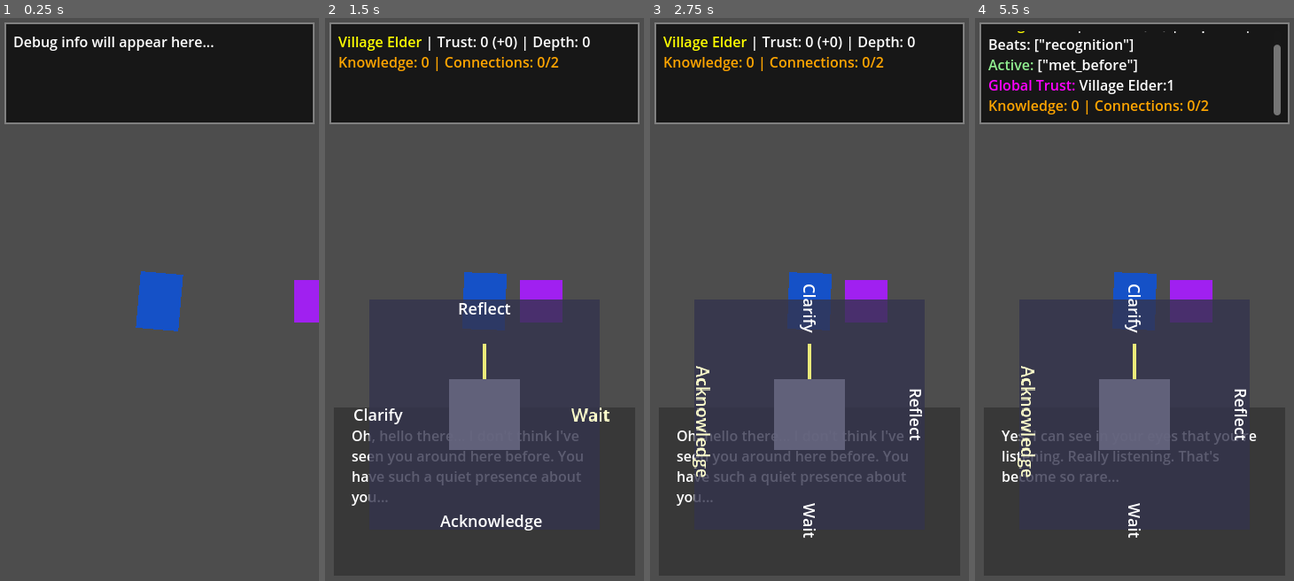
Above: before the commit, frames 1-4 (left to right).
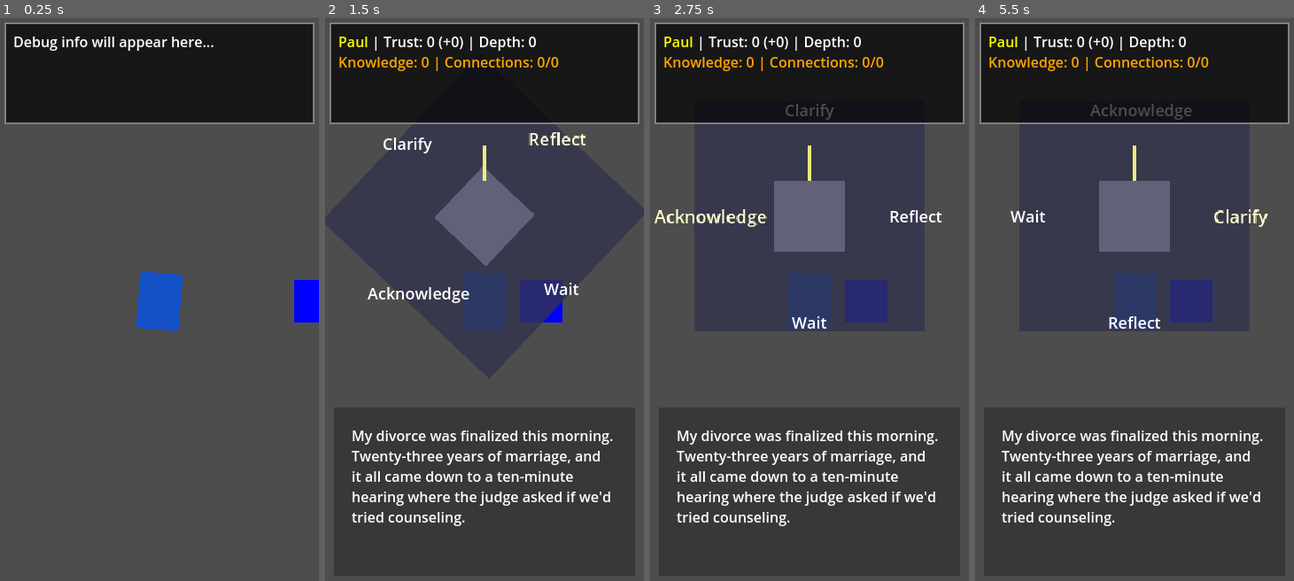
Above: after the commit, the same moments.

Repository: mgsrevolver/bedbound
Game: Godot game, scene res://scenes/Main.tscn
The game is run twice, just before and just after one commit, with the same random seed, the same clock (stepped at 60 frames per second) and the same inputs.
Inputs (mouse positions are in pixels of both pictures, inside the frame that each line leads up to):
- Up to frame 1 (0.25 s): no input
- Up to frame 2 (1.5 s): tap Enter at 0.5 s; move the mouse to (554, 271) at 0.52 s; hold D (move_right) 0.53-1.25 s; click (554, 271) at 0.67 s; drag from (420, 327) to (484, 299) at 1.27 s
- Up to frame 3 (2.75 s): move the mouse to (841, 175) at 2.02 s; hold D (move_right) from 2.03 s (still down)
- Up to frame 4 (5.5 s): release D (move_right) at 2.75 s; tap Space at 2.75 s; drag from (1118, 412) to (1038, 215) at 2.77 s; move the mouse to (1230, 383) at 3.52 s; hold A (move_left) 3.53-4.25 s; tap Enter at 4.25 s; drag from (1038, 215) to (1086, 158) at 4.27 s; move the mouse to (1150, 299) at 5.02 s; hold S (move_down) from 5.03 s (still down); click (1150, 299) at 5.17 s

The runs differ from the first frame. In frame 1, 0.6% of the frame differs, in the area x 92-100%, y 46-55%; in frame 2, 13%; in frame 3, 13%; in frame 4, 15%, in the area x 4-96%, y 2-93%.
Error after the commit: Trying to assign an array of type "Array" to a variable of type "Array[String]". (res://scripts/npcs/NPC.gd:97)

Commit message:
added first branching conversation with Paul

Diff:
--- a/scenes/overworld/Overworld.tscn
+++ b/scenes/overworld/Overworld.tscn
@@ -3,7 +3,7 @@
 [ext_resource type="Script" path="res://scripts/world/Overworld.gd" id="1_bp2h7"]
 [ext_resource type="PackedScene" uid="uid://dpx7f3y1n8y8o" path="res://scenes/player/Player.tscn" id="2_2mfj7"]
 [ext_resource type="PackedScene" uid="uid://b4d5hqpx8n7y1" path="res://scenes/npcs/NPC.tscn" id="3_npc"]
-[ext_resource type="Script" path="res://scripts/npcs/VillageElder.gd" id="4_village_elder"]
+[ext_resource type="Script" path="res://scripts/npcs/Paul.gd" id="4_paul"]
 
 [node name="Overworld" type="Node2D"]
 script = ExtResource("1_bp2h7")
@@ -16,9 +16,9 @@
 
 [node name="NPCs" type="Node2D" parent="."]
 
-[node name="TestNPC" parent="NPCs" instance=ExtResource("3_npc")]
+[node name="Paul" parent="NPCs" instance=ExtResource("3_npc")]
 position = Vector2(600, 384)
-script = ExtResource("4_village_elder")
+script = ExtResource("4_paul")
 
 [node name="Camera2D" type="Camera2D" parent="Player"]
 enabled = true
--- a/scripts/dialogue/DialogueManager.gd
+++ b/scripts/dialogue/DialogueManager.gd
@@ -4,10 +4,10 @@
 signal dialogue_ended
 
 enum DialogueOption {
-	SAY_NOTHING,
-	NOD,
-	ASK_WHY,
-	REPEAT_BACK,
+	WAIT,
+	ACKNOWLEDGE,
+	CLARIFY,
+	REFLECT,
 	PROBE
 }
 
--- a/scripts/npcs/NPC.gd
+++ b/scripts/npcs/NPC.gd
@@ -25,6 +25,12 @@
 }
 var global_state: GlobalState
 
+# 3-level conversation system
+var conversation_level: int = 1
+var level_2_choice: String = ""
+var level_3_used_options: Array[String] = []
+var level_3_available_options: Array[String] = []
+
 func setup(name: String, pos: Vector2, color: Color = Color.GREEN):
 	npc_name = name
 	position = pos
@@ -56,19 +62,96 @@
 			dialogue_manager.start_dialogue(self)
 
 func get_current_dialogue() -> String:
-	return "Hello there..."
+	# Reset conversation state when starting new dialogue
+	conversation_level = 1
+	level_2_choice = ""
+	level_3_used_options.clear()
+	level_3_available_options.clear()
+
+	return conversation_tree.get("level_1", {}).get("text", "Hello there...")
 
 func process_dialogue_option(option: DialogueManager.DialogueOption) -> Dictionary:
-	var current_branch = get_current_branch()
-	if current_branch.is_empty():
-		return get_fallback_response(option)
-
 	var option_key = get_option_key(option)
-	if not current_branch.has(option_key):
-		return get_contextual_default(option)
-
-	var response_data = current_branch[option_key]
-	return process_response(response_data, option)
+
+	match conversation_level:
+		1:
+			return handle_level_1_choice(option_key)
+		2:
+			return handle_level_2_choice(option_key)
+		3:
+			return handle_level_3_choice(option_key)
+		_:
+			return get_fallback_response(option)
+
+func handle_level_1_choice(option_key: String) -> Dictionary:
+	# This shouldn't happen - Level 1 is just initial text
+	# But if it does, treat as Level 2
+	return handle_level_2_choice(option_key)
+
+func handle_level_2_choice(option_key: String) -> Dictionary:
+	conversation_level = 3  # Move to level 3 after this choice
+	level_2_choice = option_key
+
+	# Set up Level 3 available options (all 4 options, including repeating the choice)
+	var all_options = ["reflect", "acknowledge", "clarify", "wait"]
+	level_3_available_options = all_options.duplicate()
+	level_3_used_options.clear()
+
+	# Get response from conversation tree
+	var level_2_data = conversation_tree.get("level_1", {}).get("branches", {}).get(option_key, {})
+	var response_text = level_2_data.get("text", get_contextual_default_text(option_key))
+
+	return {
+		"text": response_text,
+		"continues": true,
+		"options": level_3_available_options,
+		"trust_change": level_2_data.get("trust_change", 0)
+	}
+
+func handle_level_3_choice(option_key: String) -> Dictionary:
+	# Mark this option as used
+	if not level_3_used_options.has(option_key):
+		level_3_used_options.append(option_key)
+
+	# Remove from available options
+	level_3_available_options = level_3_available_options.filter(func(opt): return opt != option_key)
+
+	# Get response
+	var level_3_data = conversation_tree.get("level_1", {}).get("branches", {}).get(level_2_choice, {}).get("level_3", {}).get(option_key, {})
+	var response_text = level_3_data.get("text", get_contextual_default_text(option_key))
+
+	# Check if all options exhausted
+	if level_3_available_options.is_empty():
+		# Conversation complete - trigger graceful end
+		return {
+			"text": response_text,
+			"continues": false,
+			"options": [],
+			"trust_change": level_3_data.get("trust_change", 1),
+			"dead_end_type": DeadEndType.COMFORTABLE_CONCLUSION,
+			"farewell": "Thank you for listening so carefully. I feel truly heard."
+		}
+	else:
+		# More options available
+		return {
+			"text": response_text,
+			"continues": true,
+			"options": level_3_available_options,
+			"trust_change": level_3_data.get("trust_change", 1)
+		}
+
+func get_contextual_default_text(option_key: String) -> String:
+	match option_key:
+		"reflect":
+			return "I can see this means a lot to you..."
+		"acknowledge":
+			return "Yes, I understand..."
+		"clarify":
+			return "Can you tell me more about that?"
+		"wait":
+			return "..."
+		_:
+			return "..."
 
 func get_current_branch() -> Dictionary:
 	for branch_name in conversation_tree.get("branches", {}):
@@ -79,14 +162,16 @@
 
 func get_option_key(option: DialogueManager.DialogueOption) -> String:
 	match option:
-		DialogueManager.DialogueOption.SAY_NOTHING:
-			return "say_nothing"
-		DialogueManager.DialogueOption.NOD:
-			return "nod"
-		DialogueManager.DialogueOption.ASK_WHY:
-			return "ask_why"
-		DialogueManager.DialogueOption.REPEAT_BACK:
-			return "repeat_back"
+		DialogueManager.DialogueOption.WAIT:
+			return "wait"
+		DialogueManager.DialogueOption.ACKNOWLEDGE:
+			return "acknowledge"
+		DialogueManager.DialogueOption.CLARIFY:
+			return "clarify"
+		DialogueManager.DialogueOption.REFLECT:
+			return "reflect"
+		DialogueManager.DialogueOption.PROBE:
+			return "probe"
 		_:
 			return "unknown"
 
@@ -121,14 +206,14 @@
 
 func get_contextual_default(option: DialogueManager.DialogueOption) -> Dictionary:
 	match option:
-		DialogueManager.DialogueOption.SAY_NOTHING:
-			return handle_say_nothing()
-		DialogueManager.DialogueOption.NOD:
-			return handle_nod()
-		DialogueManager.DialogueOption.ASK_WHY:
-			return handle_ask_why()
-		DialogueManager.DialogueOption.REPEAT_BACK:
-			return handle_repeat_back()
+		DialogueManager.DialogueOption.WAIT:
+			return handle_wait()
+		DialogueManager.DialogueOption.ACKNOWLEDGE:
+			return handle_acknowledge()
+		DialogueManager.DialogueOption.CLARIFY:
+			return handle_clarify()
+		DialogueManager.DialogueOption.REFLECT:
+			return handle_reflect()
 		_:
 			return {"text": "...", "continues": false, "options": []}
 
@@ -138,7 +223,7 @@
 func get_last_trust_change() -> int:
 	return last_trust_change
 
-func handle_say_nothing() -> Dictionary:
+func handle_wait() -> Dictionary:
 	var trust_change = 1
 	last_trust_change = trust_change
 	trust_level += trust_change
@@ -167,7 +252,7 @@
 			"farewell": "Well, I should get going. See you around."
 		}
 
-func handle_nod() -> Dictionary:
+func handle_acknowledge() -> Dictionary:
 	var trust_change = 1
 	last_trust_change = trust_change
 	trust_level += trust_change
@@ -189,7 +274,7 @@
 			"farewell": "I'm glad we understand each other. Take care."
 		}
 
-func handle_ask_why() -> Dictionary:
+func handle_clarify() -> Dictionary:
 	if trust_level < 3:
 		return {
 			"text": "That's... quite personal. Perhaps when we know each other better.",
@@ -214,7 +299,7 @@
 			"farewell": "I've given you something to think about. Until next time."
 		}
 
-func handle_repeat_back() -> Dictionary:
+func handle_reflect() -> Dictionary:
 	var trust_change = 2
 	last_trust_change = trust_change
 	trust_level += trust_change
--- /dev/null
+++ b/scripts/npcs/Paul.gd
@@ -0,0 +1,104 @@
+extends NPC
+class_name Paul
+
+func _ready():
+	setup_conversation_tree()
+
+func setup_conversation_tree():
+	npc_name = "Paul"
+
+	conversation_tree = {
+		"level_1": {
+			"text": "My divorce was finalized this morning. Twenty-three years of marriage, and it all came down to a ten-minute hearing where the judge asked if we'd tried counseling.",
+			"branches": {
+				"wait": {
+					"text": "I walked past our old house on the way here. She's already changed the curtains.",
+					"trust_change": 1,
+					"level_3": {
+						"wait": {
+							"text": "The only moments of grace came when I was patient and waited for her to fill the air. Every time I opened my mouth, I was stunned by what came out. If only I could have been stunned into silence.",
+							"trust_change": 1
+						},
+						"clarify": {
+							"text": "The curtains? A sort of azure-blue, with planets. Which makes absolutely no sense. There are no visible planets in the daytime sky. Not around here. It makes my blood boil.",
+							"trust_change": 0
+						},
+						"acknowledge": {
+							"text": "It's remarkable, the lengths to which people will go to assert their independence.",
+							"trust_change": 1
+						},
+						"reflect": {
+							"text": "It must all sound so trivial, given what you've been through. I didn't mean to whine.",
+							"trust_change": 2
+						}
+					}
+				},
+				"acknowledge": {
+					"text": "I was in this fluorescent-lit room, and the judge refused to make eye contact. He spoke in a monotone voice for 10 minutes, signed the papers, and it was over.",
+					"trust_change": 1,
+					"level_3": {
+						"acknowledge": {
+							"text": "You've survived a lot. You could survive a divorce. You're made of tougher stuff than me.",
+							"trust_change": 1
+						},
+						"clarify": {
+							"text": "He asked me what I learned. I didn't learn anything. I already knew that I wasn't supposed to do that. So, maybe I learned not to do it again. But it's too late.",
+							"trust_change": 0
+						},
+						"reflect": {
+							"text": "It's over. I'm staying over at the Jolly Roger. It's habitable.",
+							"trust_change": 1
+						},
+						"wait": {
+							"text": "When we walked out, my ex-wife turned to me and said, \"I wish things could have been different.\" I'm just not sure what to make of that.",
+							"trust_change": 2
+						}
+					}
+				},
+				"clarify": {
+					"text": "When I woke up, there were three Post-it notes on the kitchen counter in handwriting that definitely wasn't mine – or hers. Something about yogurt.",
+					"trust_change": 0,
+					"level_3": {
+						"wait": {
+							"text": "Another man has been in my house – eating yogurt.",
+							"trust_change": 0
+						},
+						"acknowledge": {
+							"text": "You're a clever one. That's exactly right. It's definitive proof of infidelity.",
+							"trust_change": 1
+						},
+						"reflect": {
+							"text": "I have a lactose sensitivity. I don't eat yogurt.",
+							"trust_change": 2
+						},
+						"clarify": {
+							"text": "A Post-it note is like a, uh, Pokemon card. With glue on the back, and words on the front. Words – from the pen of another man.",
+							"trust_change": 0
+						}
+					}
+				},
+				"reflect": {
+					"text": "I have been giving her compliments. Every day.",
+					"trust_change": 2,
+					"level_3": {
+						"reflect": {
+							"text": "Yes, such as: \"I like the shoestring fries. The wedges and the steak fries do nothing for me.\"",
+							"trust_change": 1
+						},
+						"acknowledge": {
+							"text": "I am relentlessly positive. It makes her uncomfortable. I suppose the writing has been on the wall for some time now.",
+							"trust_change": 1
+						},
+						"wait": {
+							"text": "I just don't see the need for \"counseling\" when everything is going just fine.",
+							"trust_change": 0
+						},
+						"clarify": {
+							"text": "My father taught me about compliments. A compliment is \"when you look someone in the eye and tell them something that they need to hear.\" That's what he told me.",
+							"trust_change": 2
+						}
+					}
+				}
+			}
+		}
+	}
--- a/scripts/ui/ConversationWheel.gd
+++ b/scripts/ui/ConversationWheel.gd
@@ -26,14 +26,14 @@
 var current_angle = 0.0
 var target_angle = 0.0
 var spin_velocity = 0.0
-var selected_option = DialogueManager.DialogueOption.SAY_NOTHING
+var selected_option = DialogueManager.DialogueOption.WAIT
 
 # Option configuration
 var base_options = [
-	{"option": DialogueManager.DialogueOption.SAY_NOTHING, "label": "Wait", "angle": 0},
-	{"option": DialogueManager.DialogueOption.NOD, "label": "Acknowledge", "angle": 90},
-	{"option": DialogueManager.DialogueOption.ASK_WHY, "label": "Clarify", "angle": 180},
-	{"option": DialogueManager.DialogueOption.REPEAT_BACK, "label": "Reflect", "angle": 270}
+	{"option": DialogueManager.DialogueOption.WAIT, "label": "Wait", "angle": 0},
+	{"option": DialogueManager.DialogueOption.ACKNOWLEDGE, "label": "Acknowledge", "angle": 90},
+	{"option": DialogueManager.DialogueOption.CLARIFY, "label": "Clarify", "angle": 180},
+	{"option": DialogueManager.DialogueOption.REFLECT, "label": "Reflect", "angle": 270}
 ]
 
 var option_segments = []
@@ -80,9 +80,10 @@
 			update_selection_indicator()
 
 func setup_wheel():
-	# Set up the wheel in center of screen
+	# Set up the wheel in upper portion of screen, avoiding dialogue panel
 	var screen_size = get_viewport().get_visible_rect().size
-	var wheel_center = Vector2(screen_size.x * 0.5, screen_size.y * 0.7)
+	# Position wheel in upper half, leaving space for dialogue panel at bottom
+	var wheel_center = Vector2(screen_size.x * 0.5, screen_size.y * 0.35)
 
 	wheel_container.position = wheel_center
 	selection_indicator.position = wheel_center
@@ -357,6 +358,10 @@
 func update_wheel_rotation():
 	if wheel_container:
 		wheel_container.rotation_degrees = current_angle
+		# Keep all labels upright and readable
+		for segment in option_segments:
+			if segment:
+				segment.rotation_degrees = -current_angle
 
 func update_selection_indicator():
 	# Highlight the currently selected option
@@ -378,9 +383,12 @@
 
 func setup_dialogue(text: String):
 	dialogue_text.text = text
+	reset_wheel_position()
 
 func update_dialogue(text: String, available_options: Array = []):
 	dialogue_text.text = text
+	# Reset wheel to default position for new conversation turn
+	reset_wheel_position()
 	# Update wheel with new options if provided
 	if not available_options.is_empty():
 		# Could customize wheel segments based on available options
@@ -456,7 +464,7 @@
 
 	# Position button in center where wheel was
 	var screen_size = get_viewport().get_visible_rect().size
-	var center_pos = Vector2(screen_size.x * 0.5, screen_size.y * 0.7)
+	var center_pos = Vector2(screen_size.x * 0.5, screen_size.y * 0.35)
 	continue_button.position = center_pos - continue_button.custom_minimum_size * 0.5
 
 	continue_button.pressed.connect(func():
@@ -465,6 +473,21 @@
 	)
 	add_child(continue_button)
 
+func reset_wheel_position():
+	# Reset wheel to default position and stop any momentum
+	current_angle = 0.0
+	target_angle = 0.0
+	spin_velocity = 0.0
+	selected_option = DialogueManager.DialogueOption.WAIT
+
+	# Stop any running animation
+	if animation_tween:
+		animation_tween.kill()
+
+	# Update visual state
+	update_wheel_rotation()
+	update_selection_indicator()
+
 func set_trust_level(level: int):
 	trust_level = level
 	create_option_segments()  # Recreate segments to add/remove probe option
--- a/scripts/world/Overworld.gd
+++ b/scripts/world/Overworld.gd
@@ -39,9 +39,9 @@
 			tilemap.set_cell(0, Vector2i(x, y), 0, Vector2i(0, 0))
 
 func setup_npcs():
-	var test_npc = $NPCs/TestNPC
-	test_npc.setup("Village Elder", Vector2(600, 384), Color.PURPLE)
-	npcs.append(test_npc)
+	var paul = $NPCs/Paul
+	paul.setup("Paul", Vector2(600, 384), Color.BLUE)
+	npcs.append(paul)
 
 func _on_interaction_triggered(npc):
 	print("Player wants to interact with NPC: ", npc.npc_name)
Not shown, added: scripts/npcs/Paul.gd.uid
Not shown, added: .DS_Store
Not shown, added: twine/Paul_s Greeting.html
